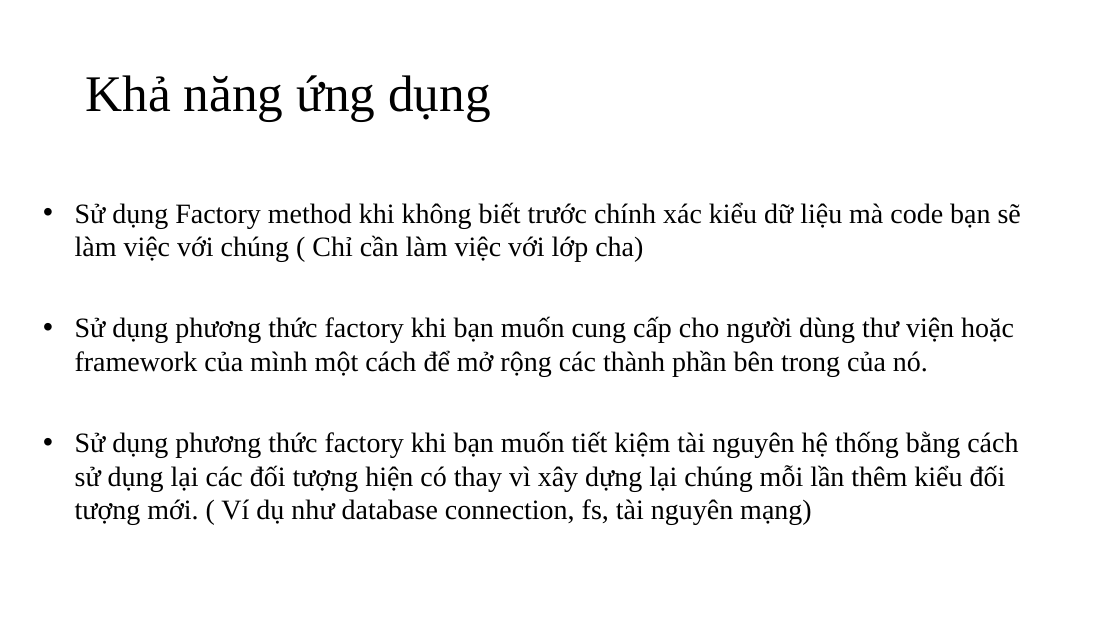
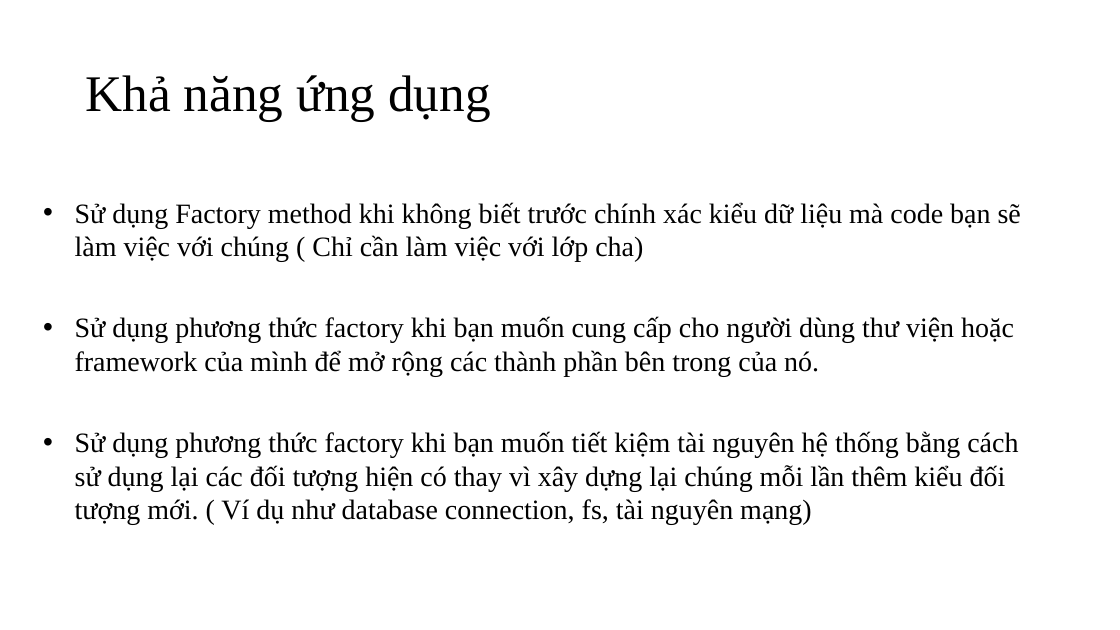
Before and after one commit to QuickyBooster/Factory-Method, a slide deck: slide 5 of Factory.pptx. Drawn at 1120x630 pixels with LibreOffice and Linux fonts; fonts in the diff are those of the drawing. Boxes give left, top, right and bottom in pixels: in the first picture for what was removed or moved away, otherwise in the second. Text is boxed around its words. In the diff, an @@ line names an element or a change of style, - is before the commit and + after.

```diff
--- a/Factory.pptx
+++ b/Factory.pptx
@@ text at bbox=[75, 316, 1014, 377]: text changed @@
-• Sử dụng phương thức factory khi bạn muốn cung cấp cho người dùng thư viện hoặc framework của mình một cách để mở rộng các thành phần bên trong của nó.
+• Sử dụng phương thức factory khi bạn muốn cung cấp cho người dùng thư viện hoặc framework của mình để mở rộng các thành phần bên trong của nó.
```
Also in this commit, not shown: 2 other slides changed.
